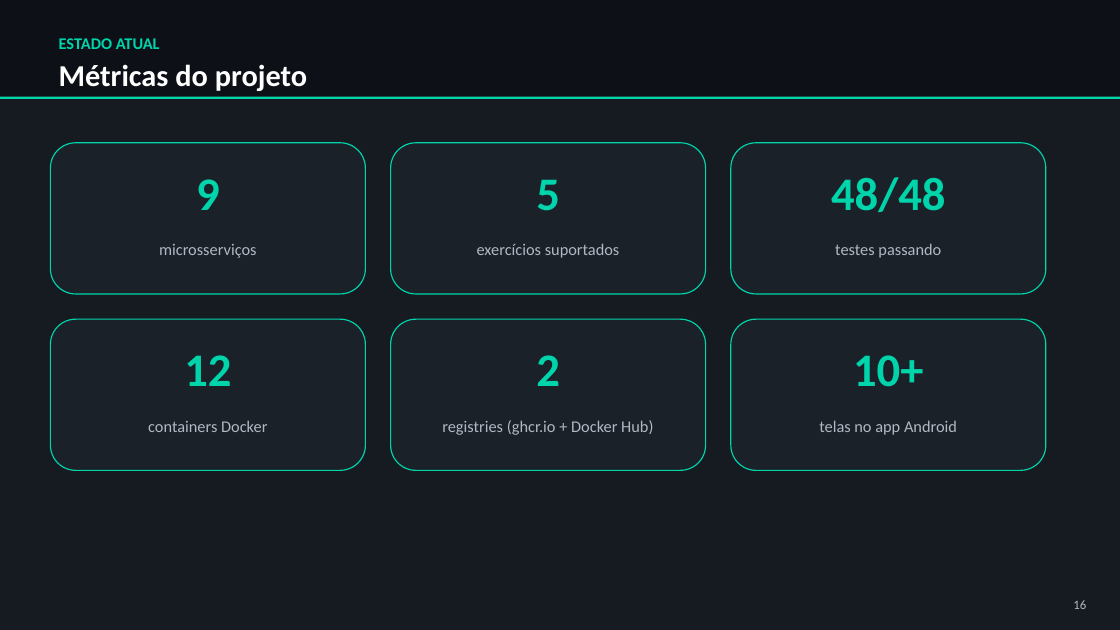
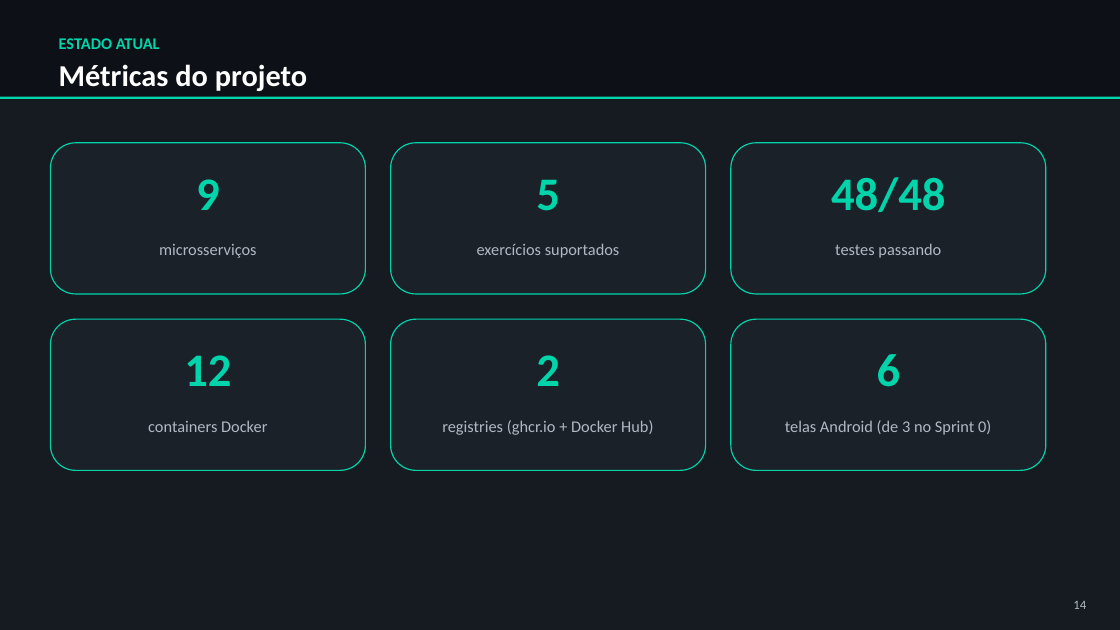
Before and after one commit to souzza-matheus/gym, a slide deck: slide 14 of GymVision_Historico_Projeto.pptx (slide 16 before the commit). Drawn at 1120x630 pixels with LibreOffice and Linux fonts; fonts in the diff are those of the drawing. Boxes give left, top, right and bottom in pixels: in the first picture for what was removed or moved away, otherwise in the second. Text is boxed around its words. In the diff, an @@ line names an element or a change of style, - is before the commit and + after.

```diff
--- a/GymVision_Historico_Projeto.pptx
+++ b/GymVision_Historico_Projeto.pptx
@@ text at (877, 354, 901, 387): text changed @@
-10+
+6
@@ text at (785, 420, 991, 435): text changed @@
-telas no app Android
+telas Android (de 3 no Sprint 0)
@@ text at (1073, 601, 1086, 609): text changed @@
-16
+14
```
Also in this commit, not shown: 9 other slides changed, 5 slides added, 7 slides removed.
